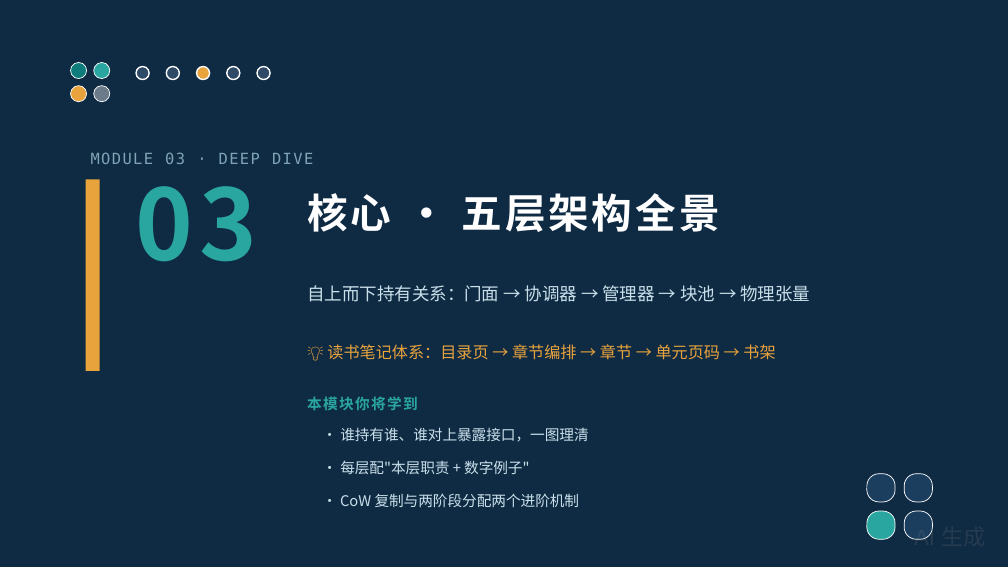
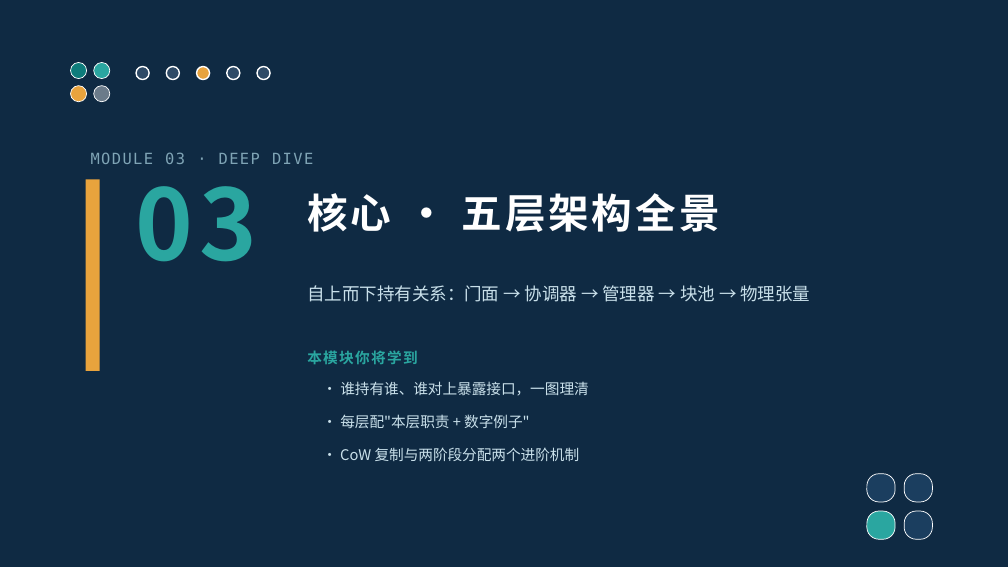
Before and after one commit to GoCHug/vllm, a slide deck: slide 16 of vllm/v1/core/kvcache_ppt/KVCache_管理机制详解_教学版.pptx. Drawn at 1008x567 pixels with LibreOffice and Linux fonts; fonts in the diff are those of the drawing. Boxes give left, top, right and bottom in pixels: in the first picture for what was removed or moved away, otherwise in the second. Text is boxed around its words. In the diff, an @@ line names an element or a change of style, - is before the commit and + after.

```diff
--- a/vllm/v1/core/kvcache_ppt/KVCache_管理机制详解_教学版.pptx
+++ b/vllm/v1/core/kvcache_ppt/KVCache_管理机制详解_教学版.pptx
@@ text "本模块你将学到": place and size @@
-text "本模块你将学到" at (307,396,417,410)
+text "本模块你将学到" at (307,350,417,364)
@@ text removed at (327,344,775,360) @@
-💡 读书笔记体系：目录页 → 章节编排 → 章节 → 单元页码 → 书架
@@ text "· 谁持有谁、谁对上暴露接口，一图理清": place and size @@
-text "· 谁持有谁、谁对上暴露接口，一图理清" at (340,427,589,442)
+text "· 谁持有谁、谁对上暴露接口，一图理清" at (340,381,589,396)
@@ text "· 每层配"本层职责 + 数字例子"": place and size @@
-text "· 每层配"本层职责 + 数字例子"" at (340,460,529,474)
+text "· 每层配"本层职责 + 数字例子"" at (340,414,529,428)
@@ text "· CoW 复制与两阶段分配两个进阶机制": place and size @@
-text "· CoW 复制与两阶段分配两个进阶机制" at (340,493,580,507)
+text "· CoW 复制与两阶段分配两个进阶机制" at (340,447,580,461)
@@ text removed at (914,527,935,540) @@
-AI 生成
```
Also in this commit, not shown: 43 other slides changed, 1 other file.
